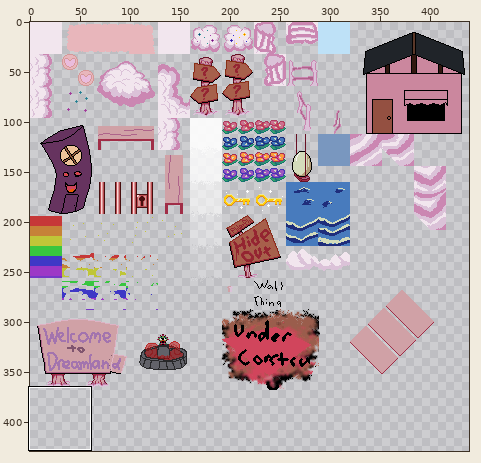
Edited in one commit: sprite sheet (textures/dreamland.png). The picture above shows the old version from afar; the outline marks the close-up.
Close-up. Before the commit:
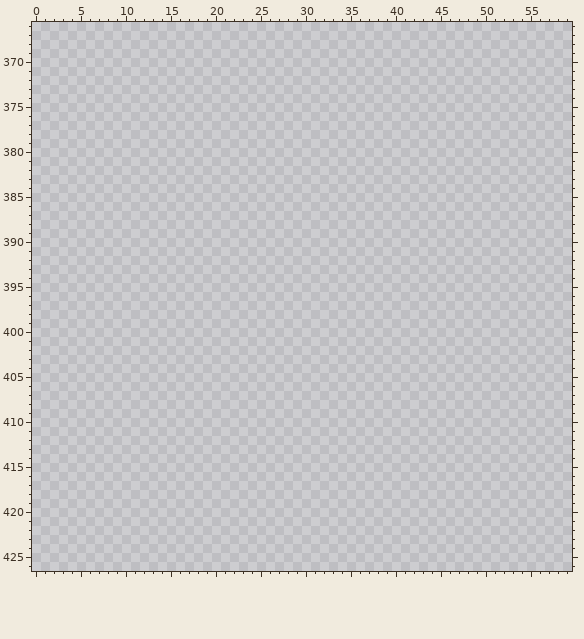
The file is 512x512 pixels. Pixels under 10% opacity are left out. Colours within 5 levels of each other are drawn and written as one. Shown: x 0..59, y 366..426. The wide view leaves out empty margins. The commit also changed other parts of the picture, which this record leaves out.
Once edited:
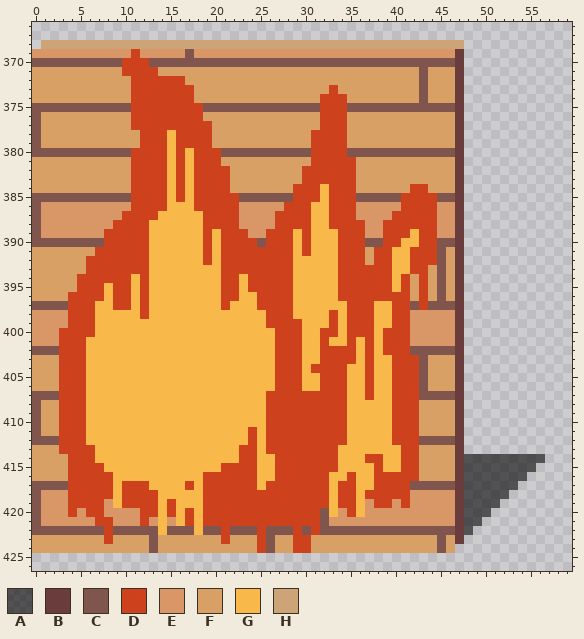
Palette (. is transparent): A #00000099  B #6a3c3c  C #80554d  D #cd421d  E #d99666  F #d9a066  G #f8b84a  H #cda477
Change:
Changed rows in their new state; - is an unchanged pixel.
first column x 0:
368 -HHHHHHHHHHHHHHHHHHHHHHHHHHHHHHHHHHHHHHHHHHHHHHH---------
369 EEEEEEEEEEEDEEEEECEEEEEEEEEEEEEEEEEEEEEEEEEEEEEB---------
370 CCCCCCCCCCDDDCCCCCCCCCCCCCCCCCCCCCCCCCCCCCCCCCCB---------
371 FFFFFFFFFFDDDDFFFFFFFFFFFFFFFFFFFFFFFFFFFFFCFFFB---------
372 FFFFFFFFFFFDDDDDDFFFFFFFFFFFFFFFFFFFFFFFFFFCFFFB---------
373 FFFFFFFFFFFDDDDDDDFFFFFFFFFFFFFFFDFFFFFFFFFCFFFB---------
374 FFFFFFFFFFFDDDDDDDFFFFFFFFFFFFFFDDDFFFFFFFFCFFFB---------
375 CCCCCCCCCCCDDDDDDDDCCCCCCCCCCCCCDDDCCCCCCCCCCCCB---------
376 CFFFFFFFFFFDDDDDDDDFFFFFFFFFFFFFDDDFFFFFFFFFFFFB---------
377 CFFFFFFFFFFDDDDDDDDDFFFFFFFFFFFFDDDFFFFFFFFFFFFB---------
378 CFFFFFFFFFFFDDDGDDDDFFFFFFFFFFFDDDDFFFFFFFFFFFFB---------
379 CFFFFFFFFFFFDDDGDDDDFFFFFFFFFFFDDDDFFFFFFFFFFFFB---------
380 CCCCCCCCCCCDDDDGDGDDDCCCCCCCCCCDDDDCCCCCCCCCCCCB---------
381 FFFFFFFFFFFDDDDGDGDDDFFFFFFFFFFDDDDDFFFFFFFFFFFB---------
382 FFFFFFFFFFFDDDDGDGDDDDFFFFFFFFDDDDDDFFFFFFFFFFFB---------
383 FFFFFFFFFFFDDDDGDGDDDDFFFFFFFFDDDDDDFFFFFFFFFFFB---------
384 FFFFFFFFFFFDDDDGDGDDDDFFFFFFFDDDGDDDFFFFFFDDFFFB---------
385 CCCCCCCCCCCDDDDGDGDDDDDCCCCCCDDDGDDDCCCCCDDDDCCB---------
386 CEEEEEEEEEEDDDDGGGDDDDDEEEEEDDDGGDDDEEEEEDDDDEEB---------
387 CEEEEEEEEEDDDDGGGGGDDDDEEEEDDDDGGDDDEEEEDDDDDEEB---------
388 CEEEEEEEEDDDDGGGGGGDDDDEEEEDDDDGGDDDDEEDDDDDDEEB---------
389 CEEEEEEEDDDDDGGGGGGDGDDDEEDDDGDGGGDDDEEDDDGDDEEB---------
390 CCCCCCCCDDDDDGGGGGGDGDDDDCDDDGDGGGDDDCCDDGGDDCCB---------
391 FFFFFFFDDDDDDGGGGGGDGDDDDDDDDGDGGGDDDFDDGGDDDCFB---------
392 FFFFFFDDDDDDDGGGGGGDGDDDDDDDDGGGGGDDDFDDGGDDDCFB---------
393 FFFFFFDDDDDDDGGGGGGGGDDDDDDDDGGGGGDDDDDDGGDDFCFB---------
394 FFFFFDDDDDDGDGGGGGGGGDDGDDDDDGGGGGDDDDDDGDFDFCFB---------
395 FFFFFDDDGDDGDGGGGGGGGDDGDDDDDGGGGGDDDDDDGDFDFCFB---------
396 FFFFDDDDGDDGDGGGGGGGGDDGGDDDDGGGGGDDDDDDDDFDFCFB---------
397 CCCCDDDGGDDGDGGGGGGGGDGGGDDDDGGGGGGDDDGGDDCDCCCB---------
398 EEEEDDDGGGGGDGGGGGGGGGGGGGDDDGGGGDGDDDGGDDEEEEEB---------
399 EEEEDDDGGGGGGGGGGGGGGGGGGGDDDDGGGDGDDDGGDDEEEEEB---------
400 EEEDDDDGGGGGGGGGGGGGGGGGGGGDDDGGDDGDDDGDDDEEEEEB---------
401 EEEDDDGGGGGGGGGGGGGGGGGGGGGDDDGGDGGDGDGDDDEEEEEB---------
402 CCCDDDGGGGGGGGGGGGGGGGGGGGGDDDGGDDDDGDGDDDCCCCCB---------
403 FFFDDDGGGGGGGGGGGGGGGGGGGGGDDDGGDDDDGDGGDDDCFFFB---------
404 FFFDDDGGGGGGGGGGGGGGGGGGGGGDDDGDDDDGGDGGDDDCFFFB---------
405 FFFDDDGGGGGGGGGGGGGGGGGGGGGDDDGGDDDGGDGGDDDCFFFB---------
406 FFFDDDGGGGGGGGGGGGGGGGGGGGGDDDGGDDDGGDGGDDDCFFFB---------
407 CCCDDDGGGGGGGGGGGGGGGGGGGGDDDDDDDDDGGDGGDDDCCCCB---------
408 CFFDDDGGGGGGGGGGGGGGGGGGGGDDDDDDDDDGGGGGDDDFFFFB---------
409 CFFDDDGGGGGGGGGGGGGGGGGGGGDDDDDDDDDGGGGGDDDFFFFB---------
410 CFFDDDGGGGGGGGGGGGGGGGGGGGDDDDDDDDDGGGGGDDDFFFFB---------
411 CFFDDDGGGGGGGGGGGGGGGGGGDGDDDDDDDDDGGGGGDDDFFFFB---------
412 CCCDDDGGGGGGGGGGGGGGGGGGDGDDDDDDDDDGGGGGDDDCCCCB---------
413 FFFDDDDGGGGGGGGGGGGGGGGDDGDDDDDDDDGGGGGGGDDFFFFB---------
414 FFFFDDDGGGGGGGGGGGGGGGGDDGGDDDDDDDGGGDDGGDDFFFFBAAAAAAAAA
415 FFFFDDDDGGGGGGGGGGGGGDDDDGGDDDDDDDGGGGDGGDDFFFFBAAAAAAAA-
416 FFFFDDDDDGGGGGGGGGGDDDDDDGGDDDDDDGGDGGDDDDDFFFFBAAAAAAA--
417 CCCCDDDDDGDDDGGGGDGDDDDDDGDDDDDDDGDDGGDDDDCCCCCBAAAAAA---
418 CEEEDDDDDGDDDDGGGGGDDDDDDDDDDDDDDGDDGDDDDDEEEEEBAAAAA----
419 CEEEDDDDEGDDDDGDGGGDDDDDDDDDDDDDDGDDGEDDEDEEEEEBAAAA-----
420 CEEEDEDDEEEEDDGDGDGDDDDDDDDDDDDDCGEDGEEEEEEEEEEBAAA------
421 CEEEEEEDDEEEDEGEGDGDDDDDDDDDDDDDCEEEEEEEEEEEEEEBAA-------
422 CCCCCCCCDCCCCCGCCCGCCDCCCDCCCDCDCCCCCCCCCCCCCCCBA--------
423 FFFFFFFFDFFFFCFFFFFFFDFFFDCFFDDFFFFFFFFFFFFFFCFB---------
424 FFFFFFFFFFFFFCFFFFFFFFFFFDCFFDDFFFFFFFFFFFFFFCF----------
Where, in picture pixels (left, top, right, bottom), the same in both close-ups:
added: (32, 40, 545, 553)
